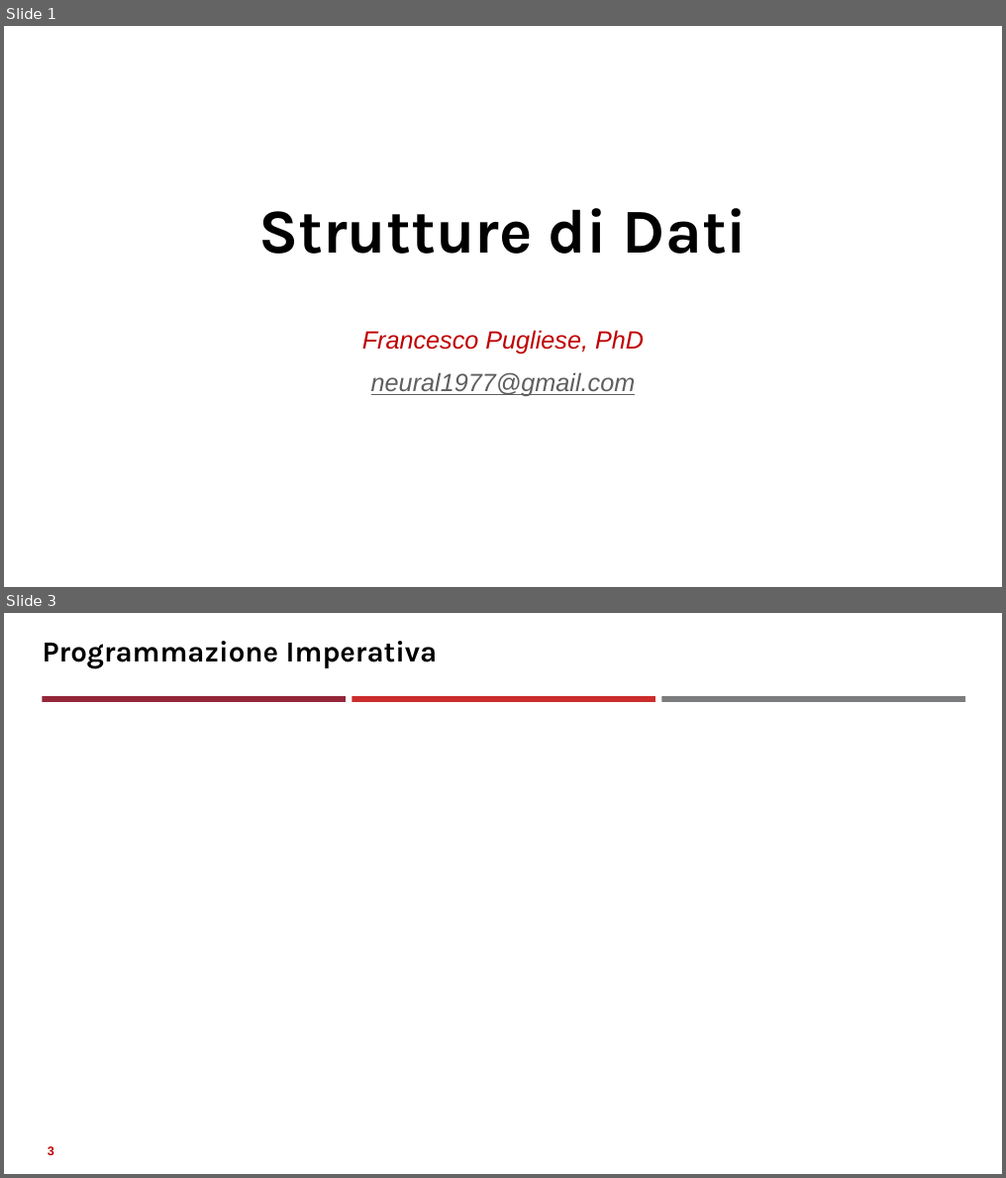
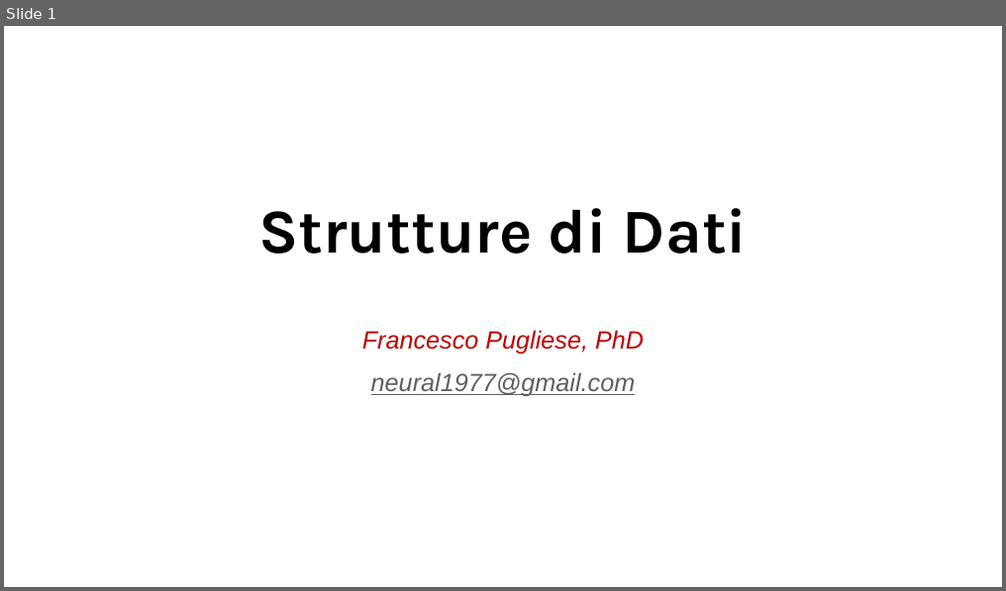
Before and after one commit to neural1977/data_science_interview_material, a slide deck: Assicurazioni/Strutture di dati_ita.pptx. Shown one above the other, each under a label of ours: slides 1 and 3 before the commit, slide 1 after it; the slides between them are not shown. The pictures are 1006x1178 and 1006x591 pixels, drawn with LibreOffice and Linux fonts; fonts in the diff are those of the drawing. Boxes give left, top, right and bottom in pixels: in the first picture for what was removed or moved away, otherwise in the second. Text is boxed around its words. In the diff, an @@ line names an element or a change of style, - is before the commit and + after.

```diff
--- a/Assicurazioni/Strutture di dati_ita.pptx
+++ b/Assicurazioni/Strutture di dati_ita.pptx
@@ slide 3 removed at (4, 613, 1002, 1174), background #FFFFFF @@
@@ title removed at (43, 641, 438, 669) @@
-Programmazione Imperativa
@@ rectangle removed at (43, 696, 347, 702) @@
@@ rectangle removed at (352, 696, 655, 702) @@
@@ rectangle removed at (662, 696, 966, 702) @@
@@ page number removed at (48, 1147, 54, 1156) @@
-3
```
Also in this commit, not shown: 1 slide changed, 3 slides added, 1 other slide removed, 1 other file.
